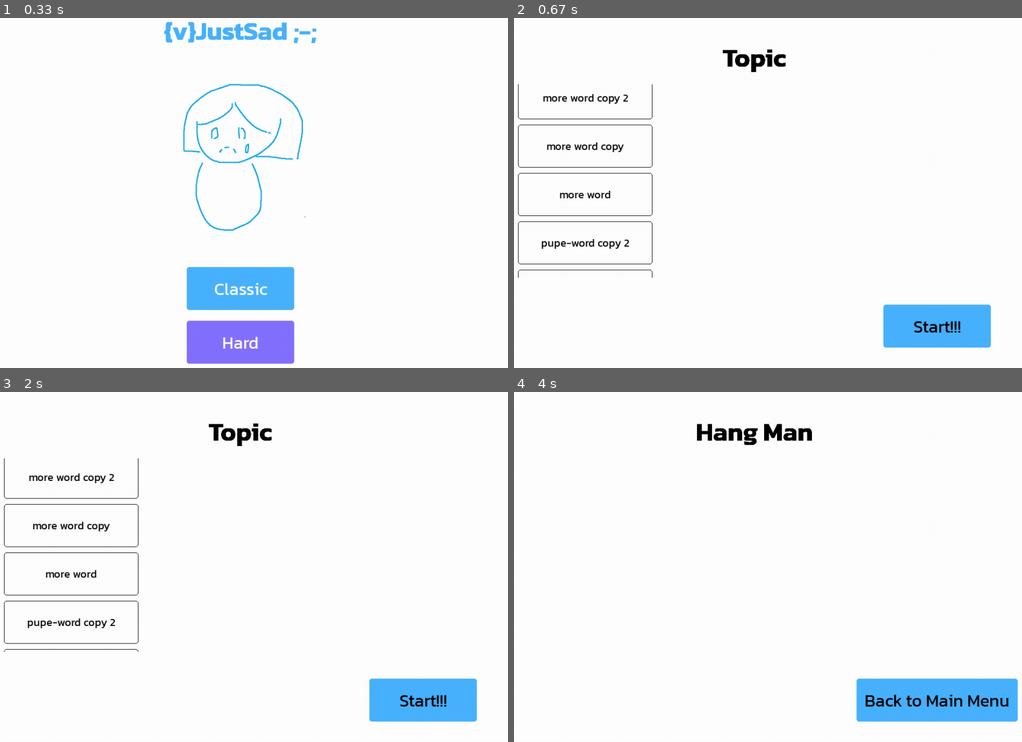
Above: before the commit, frames 1-4 (two rows, left to right).
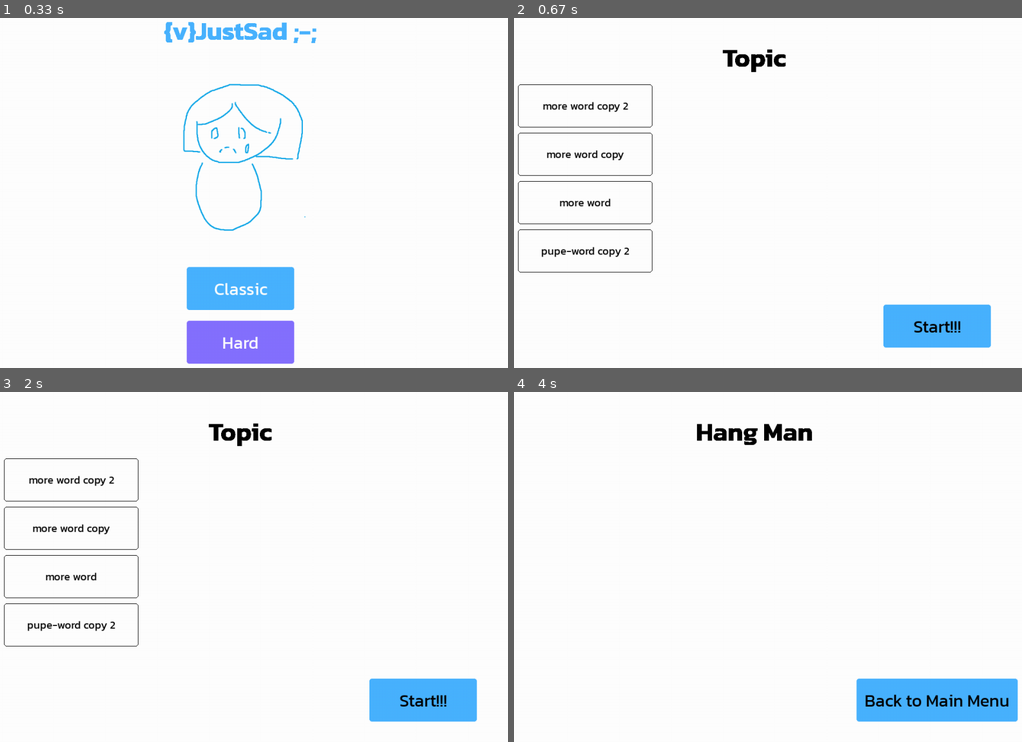
Above: after the commit, the same moments.

Repository: Wissanupong-Chanliem/WejustSad
Game: pygame game, started from main.py
Same seed, same stepped clock (60 frames per second), same inputs: the game is played once before the commit and once after it.
Inputs (mouse positions are in pixels of both pictures, inside the frame that each line leads up to):
- Up to frame 1 (0.33 s): no input
- Up to frame 2 (0.67 s): click "Classic" at 0.38 s
- Up to frame 3 (2 s): click "Start!!!" at 0.72 s; click (452, 707) at 1.55 s; click "Classic" at 1.88 s
- Up to frame 4 (4 s): click "Start!!!" at 2.22 s; click (971, 717) at 2.55 s; click "Classic" at 3.38 s; click "Start!!!" at 3.72 s

Frame 1 is identical in both runs. In frame 2, 2.8% of the frame differs, in the area x 0-28%, y 18-75%; in frame 3, 2.4%; in frame 4, nothing differs.

Commit message:
delete test scrolling

Diff:
--- a/components/topicpage/topic_select.py
+++ b/components/topicpage/topic_select.py
@@ -27,7 +27,7 @@
             self.topics_elements[i].set_coordinate((self.position[1],self.position[0]+(i*90)-self.offset))
             self.topics_elements[i].render(self.border)
         screen.blit(self.border,(100,150))
-        self.offset += 1
+        #self.offset += 1
 
     def add_text(
         self,
